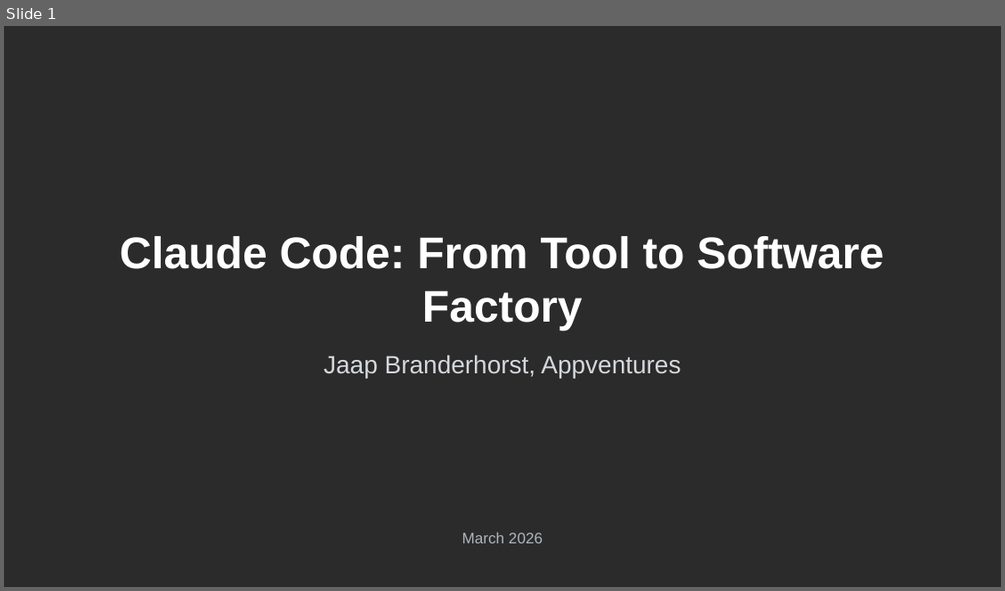
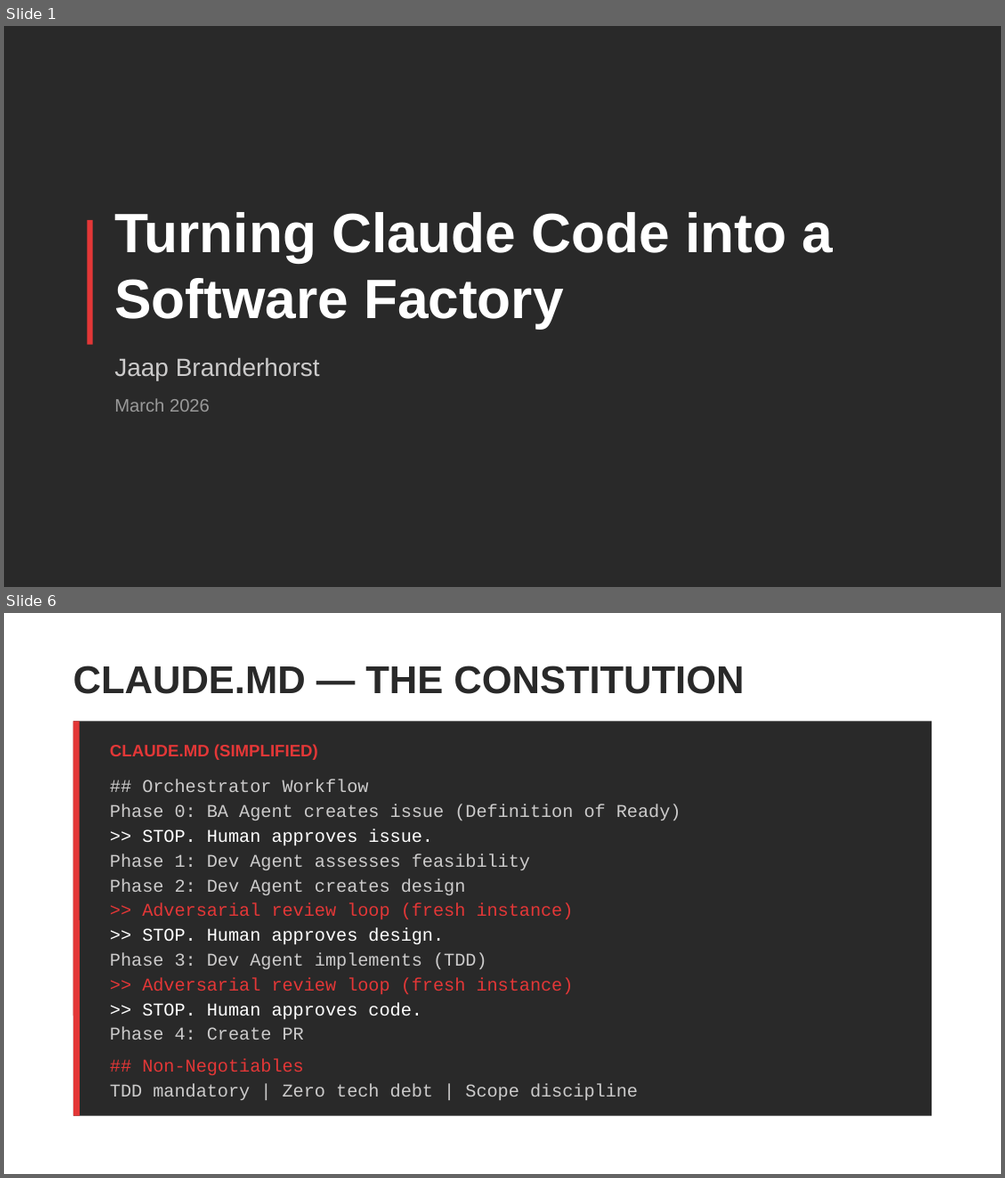
Before and after one commit to SalesforceRocks/python-demo, a slide deck: presentation.pptx. Shown one above the other, each under a label of ours: slide 1 before the commit, slides 1 and 6 after it; the slides between them are not shown. The pictures are 1005x591 and 1005x1178 pixels, drawn with LibreOffice and Linux fonts; fonts in the diff are those of the drawing; background and template pictures are left out; a plain dark background stands for a picture behind light text. Boxes give left, top, right and bottom in pixels: in the first picture for what was removed or moved away, otherwise in the second. Text is boxed around its words. In the diff, an @@ line names an element or a change of style, - is before the commit and + after.

```diff
--- a/presentation.pptx
+++ b/presentation.pptx
@@ slide 6 added at (x1=4, y1=613, x2=1001, y2=1174), background #FFFFFF @@
@@ text added at (x1=73, y1=666, x2=744, y2=694), 28 pt, text #292929, bold @@
+CLAUDE.MD — THE CONSTITUTION
@@ rectangle added at (x1=73, y1=721, x2=931, y2=1115), fill #292929 @@
@@ line added from (77, 721) to (77, 1115), #E33737 4.5 pt @@
@@ text added at (x1=110, y1=744, x2=318, y2=760), 12 pt, text #E33737, bold @@
+CLAUDE.MD (SIMPLIFIED)
@@ text added at (x1=142, y1=779, x2=369, y2=792), 13 pt, text #CCCBCB @@
+## Orchestrator Workflow
@@ text added at (x1=110, y1=804, x2=681, y2=820), 13 pt, text #CCCBCB @@
+Phase 0: BA Agent creates issue (Definition of Ready)
@@ text added at (x1=142, y1=829, x2=433, y2=846), 13 pt, text #FFFFFF @@
+>> STOP. Human approves issue.
@@ text added at (x1=110, y1=853, x2=530, y2=870), 13 pt, text #CCCBCB @@
+Phase 1: Dev Agent assesses feasibility
@@ text added at (x1=110, y1=878, x2=466, y2=895), 13 pt, text #CCCBCB @@
+Phase 2: Dev Agent creates design
@@ text added at (x1=142, y1=903, x2=574, y2=919), 13 pt, text #E33737 @@
+>> Adversarial review loop (fresh instance)
@@ text added at (x1=142, y1=928, x2=444, y2=945), 13 pt, text #FFFFFF @@
+>> STOP. Human approves design.
@@ text added at (x1=110, y1=953, x2=487, y2=969), 13 pt, text #CCCBCB @@
+Phase 3: Dev Agent implements (TDD)
@@ text added at (x1=142, y1=978, x2=574, y2=994), 13 pt, text #E33737 @@
+>> Adversarial review loop (fresh instance)
@@ text added at (x1=142, y1=1002, x2=422, y2=1020), 13 pt, text #FFFFFF @@
+>> STOP. Human approves code.
@@ text added at (x1=110, y1=1027, x2=304, y2=1039), 13 pt, text #CCCBCB @@
+Phase 4: Create PR
@@ text added at (x1=142, y1=1059, x2=304, y2=1075), 13 pt, text #E33737 @@
+## Non-Negotiables
@@ text added at (x1=110, y1=1084, x2=638, y2=1100), 13 pt, text #CCCBCB @@
+TDD mandatory | Zero tech debt | Scope discipline
@@ slide 1 changed as well @@
@@ background picture (left out) to #292929 @@
@@ text at (x1=114, y1=212, x2=833, y2=328): text changed; size 32 to 40 pt @@
-Claude Code: From Tool to Software Factory
+Turning Claude Code into a Software Factory
@@ rectangle added at (x1=87, y1=219, x2=93, y2=344), fill #E33737 @@
@@ text at (x1=114, y1=357, x2=320, y2=380): text changed; text colour #D5D8DC to #CCCBCB @@
-Jaap Branderhorst, Appventures
+Jaap Branderhorst
@@ text "March 2026" moved from (x1=462, y1=532, x2=542, y2=543) to (x1=114, y1=398, x2=210, y2=411) @@
@@ text "March 2026" at (x1=114, y1=398, x2=210, y2=411): size 11 to 13 pt, text colour #AEB6BF to #999999; alignment centre to left @@
```
Also in this commit, not shown: 10 other slides added, 27 slides removed, 18 other files.
